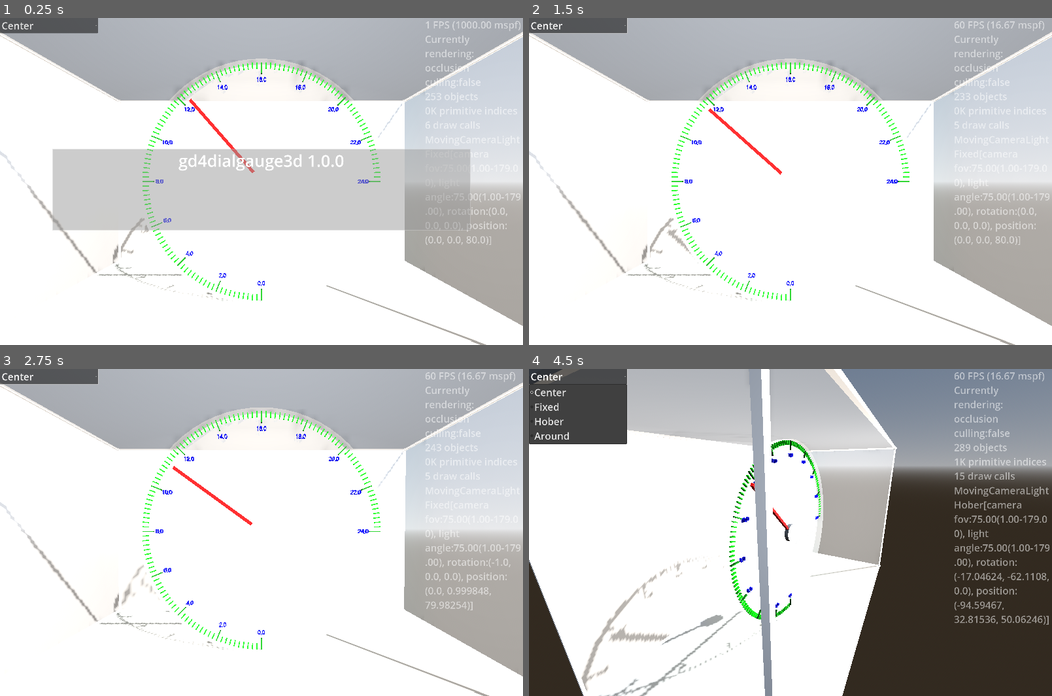
Above: before the commit, frames 1-4 (two rows, left to right).
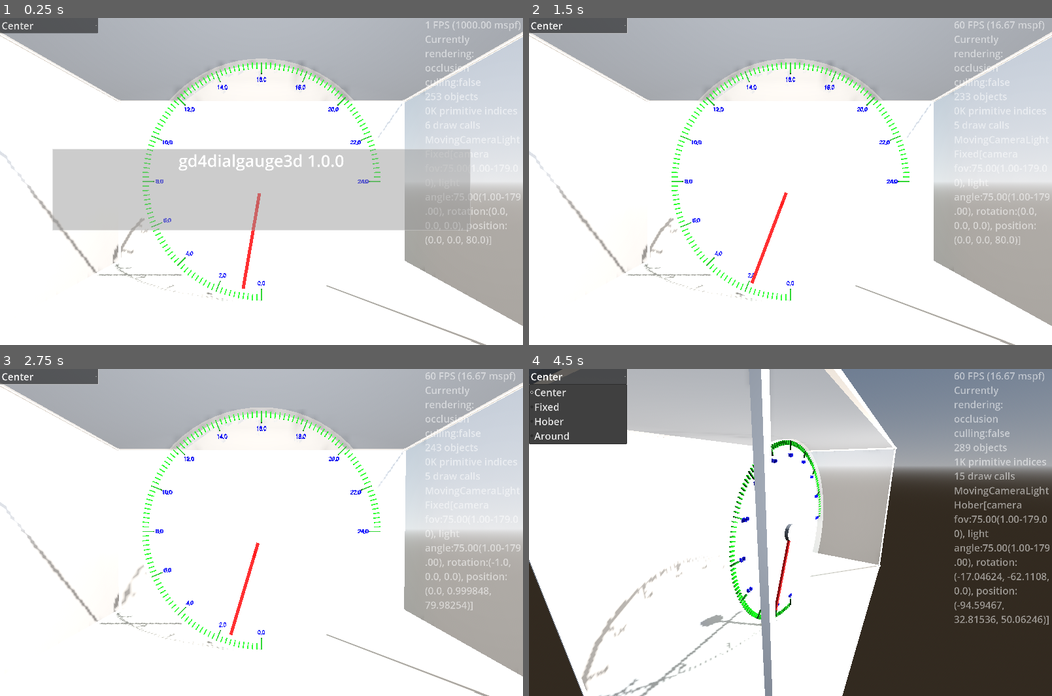
Above: after the commit, the same moments.

Repository: kasworld/gd4dialgauge3d
Game: Godot game, scene res://main.tscn
Two runs of this game, one before a commit and one after it. Both use one fixed random seed, a clock stepped at 60 frames per second and the inputs below.
Inputs (mouse positions are in pixels of both pictures, inside the frame that each line leads up to):
- Up to frame 1 (0.25 s): no input
- Up to frame 2 (1.5 s): click "Center" at 0.5 s; tap Enter at 1.25 s; move the mouse to (905, 165) at 1.27 s; hold Right from 1.28 s (still down); tap Q at 1.35 s; click (905, 165) at 1.42 s
- Up to frame 3 (2.75 s): move the mouse to (156, 548) at 2.02 s; release Right at 2.03 s; hold Down from 2.03 s (still down); tap E at 2.1 s
- Up to frame 4 (4.5 s): move the mouse to (842, 460) at 2.77 s; release Down at 2.78 s; hold Right 2.78-3.53 s; tap Enter at 2.85, 4.25 s; tap Space at 3.5 s; move the mouse to (764, 597) at 3.52 s; hold Up 3.53-4.28 s; tap Q at 3.6 s; click (764, 597) at 3.67 s; move the mouse to (947, 581) at 4.27 s; hold Left from 4.28 s (still down); tap E at 4.35 s

The runs differ from the first frame. In frame 1, 0.4% of the frame differs, in the area x 27-50%, y 23-83%; in frame 2, 0.4%; in frame 3, 0.4%; in frame 4, 0.5%, in the area x 15-50%, y 34-85%.

Commit message:
prepare multi dialgauge

Diff:
--- a/main.gd
+++ b/main.gd
@@ -65,9 +65,9 @@
 	$GlassCabinet.init(WorldSize)
 	dialgauge_demo($GlassCabinet)
 
-var dialgauge :DialGauge
+var dialgauge_list :Array
 func dialgauge_demo(gc :GlassCabinet) -> void:
-	dialgauge = preload("res://dial_gauge/dial_gauge.tscn").instantiate(
+	var dg = preload("res://dial_gauge/dial_gauge.tscn").instantiate(
 		).init(gc.cabinet_size.y/2, gc.cabinet_size.z/20
 		).init_range( [0,24], [PI*1.5,0]
 		).add_dial_num(gc.cabinet_size.y/2*0.85, gc.cabinet_size.z/100, 2, 12, Color.BLUE,
@@ -76,12 +76,13 @@
 		).add_dial_bar(gc.cabinet_size.y/2*0.99, Vector3(gc.cabinet_size.z/20, gc.cabinet_size.z/200, gc.cabinet_size.z/100),
 			DialGauge.BarAlign.In, 12, Color.DARK_GREEN
 		)
-	gc.add_child(dialgauge)
-var cur_val := 12.0
+	gc.add_child(dg)
+	dialgauge_list.append([dg, 0.0])
 func dialgauge_animate() -> void:
-	dialgauge.set_needle_value(cur_val)
-	cur_val += randfn(0,0.2)
-	cur_val = clampf(cur_val, 0,24)
+	for dg in dialgauge_list:
+		dg[1] += randfn(0,0.2)
+		dg[1] = clampf(dg[1], 0,24)
+		dg[0].set_needle_value(dg[1])
 
 func _process(_delta: float) -> void:
 	dialgauge_animate()
